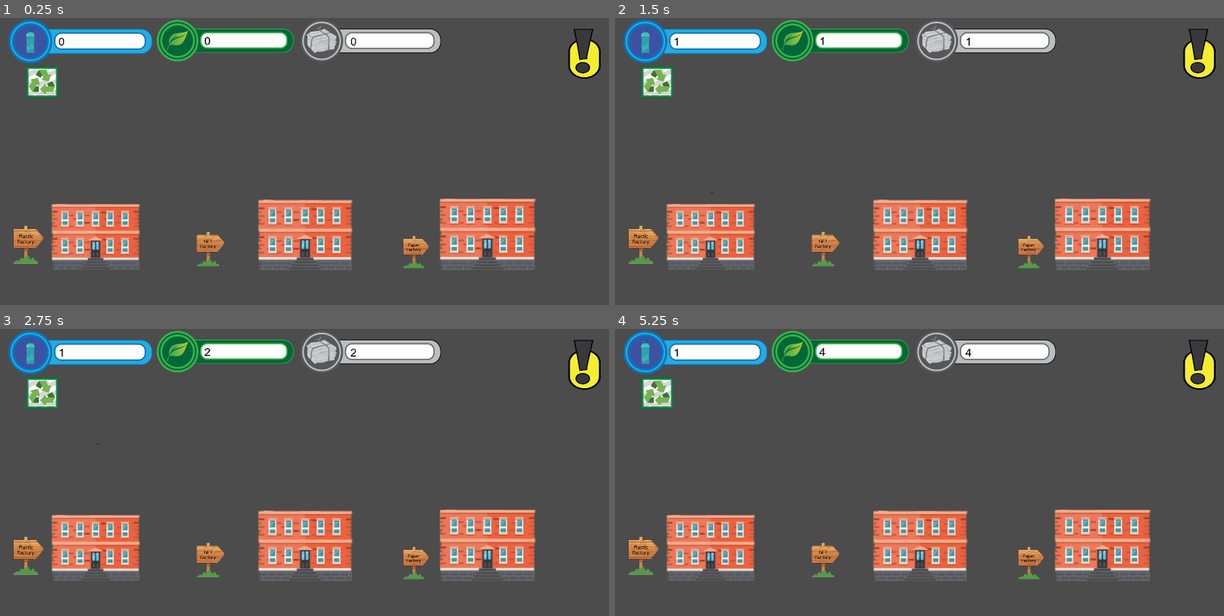
Above: before the commit, frames 1-4 (two rows, left to right).
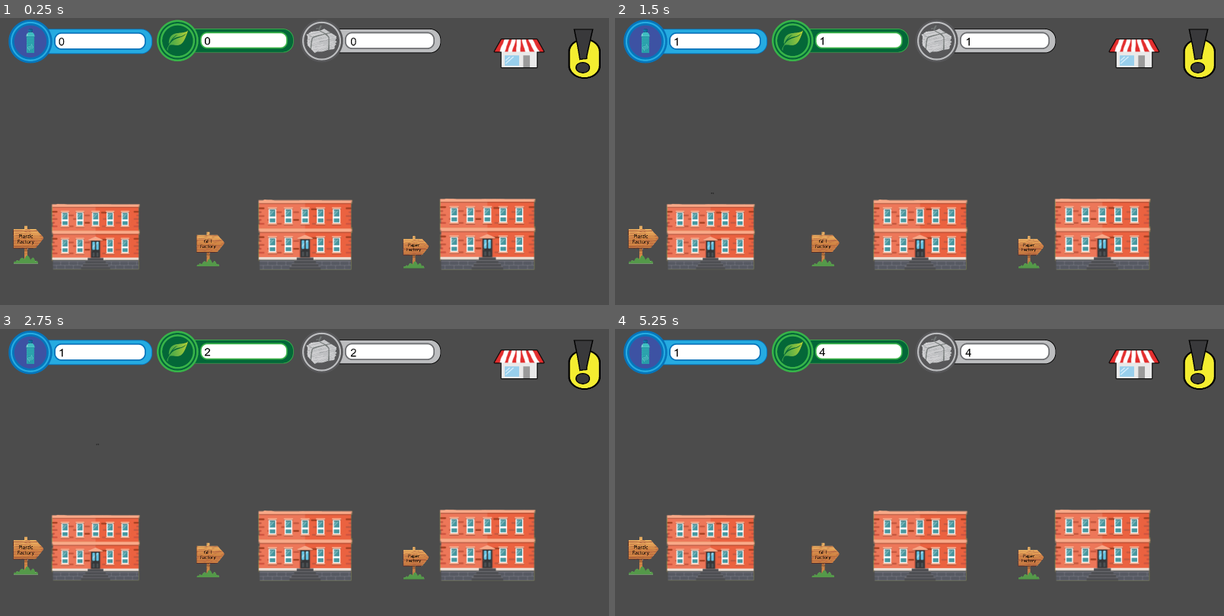
Above: after the commit, the same moments.

Repository: Nickvd96/Waste_Tycoon
Game: Godot game, scene res://MainGame.tscn
The game is run twice, just before and just after one commit, with the same random seed, the same clock (stepped at 60 frames per second) and the same inputs. A sky picture missing from this copy of the repository is replaced by a grey-blue gradient.
Inputs (mouse positions are in pixels of both pictures, inside the frame that each line leads up to; where the layout moved, square brackets give the same spot in the first picture):
- Up to frame 1 (0.25 s): no input
- Up to frame 2 (1.5 s): click (712, 236) at 0.5 s; click (919, 236) at 1.25 s
- Up to frame 3 (2.75 s): click (487, 544) at 2 s
- Up to frame 4 (5.25 s): click (1132, 363) [657, 392] at 2.75 s; click (1199, 363) at 3.5 s; click "Sebastiaans concert" at 4.25 s; click "I'm currently busy..." at 5 s

The runs differ from the first frame. In frame 1, 1.2% of the frame differs, in the area x 4-90%, y 7-28%; in frame 2, 1.2%; in frame 3, 1.2%; in frame 4, 1.2%.

Commit message:
added temp shop button
""

Diff:
--- a/TycoonGame/MainGame.tscn
+++ b/TycoonGame/MainGame.tscn
@@ -15,7 +15,7 @@
 [ext_resource path="res://Img/questbar1.png" type="Texture" id=13]
 [ext_resource path="res://Fonts/arial.ttf" type="DynamicFontData" id=14]
 [ext_resource path="res://Game Background Music.wav" type="AudioStream" id=15]
-[ext_resource path="res://Img/LogoGameV1.png" type="Texture" id=16]
+[ext_resource path="res://Img/shopButton.png" type="Texture" id=16]
 [ext_resource path="res://Img/Quest_UI.png" type="Texture" id=18]
 [ext_resource path="res://Gasalt-Regular.ttf" type="DynamicFontData" id=19]
 [ext_resource path="res://Img/QuestNietBeschikbaar.png" type="Texture" id=20]
@@ -391,7 +391,6 @@
 }
 
 [node name="PopupShop" type="PopupMenu" parent="ShopControl"]
-visible = true
 anchor_left = 0.5
 anchor_top = 0.454
 anchor_right = 0.5
@@ -426,10 +425,10 @@
 }
 
 [node name="Openshop" type="TextureButton" parent="."]
-margin_left = 131.518
-margin_top = 243.24
-margin_right = 288.518
-margin_bottom = 400.24
+margin_left = 2457.76
+margin_top = 43.665
+margin_right = 2724.76
+margin_bottom = 310.665
 texture_normal = ExtResource( 16 )
 expand = true
 __meta__ = {
Binary file added: TycoonGame/Img/shopButton.png
Not shown, added: TycoonGame/Img/shopButton.png.import
